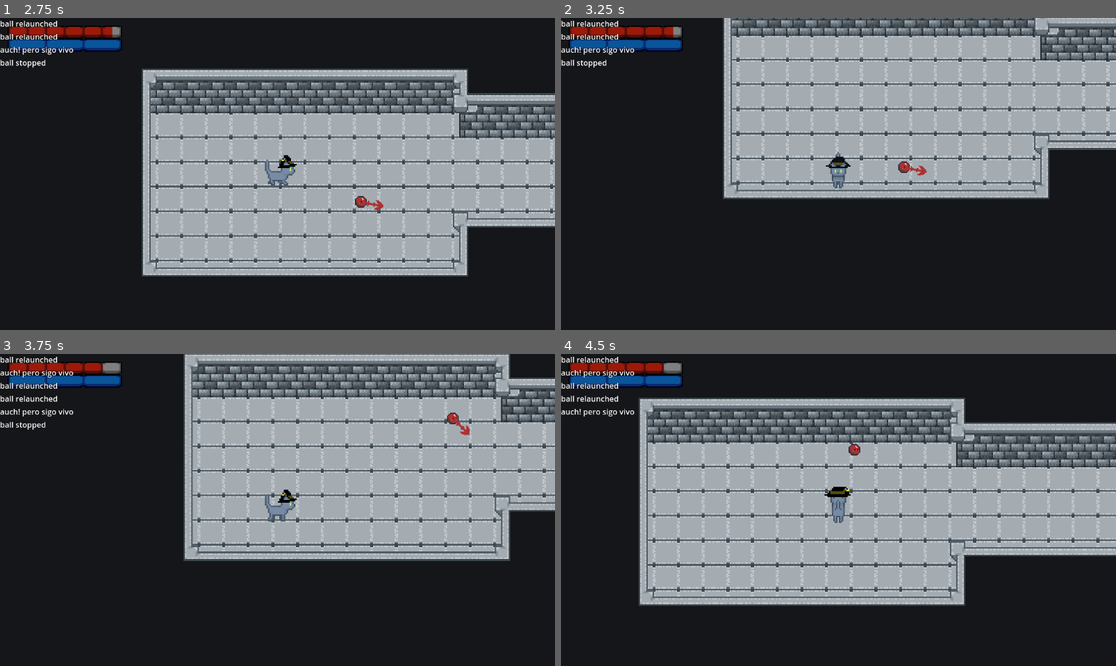
Above: before the commit, frames 1-4 (two rows, left to right).
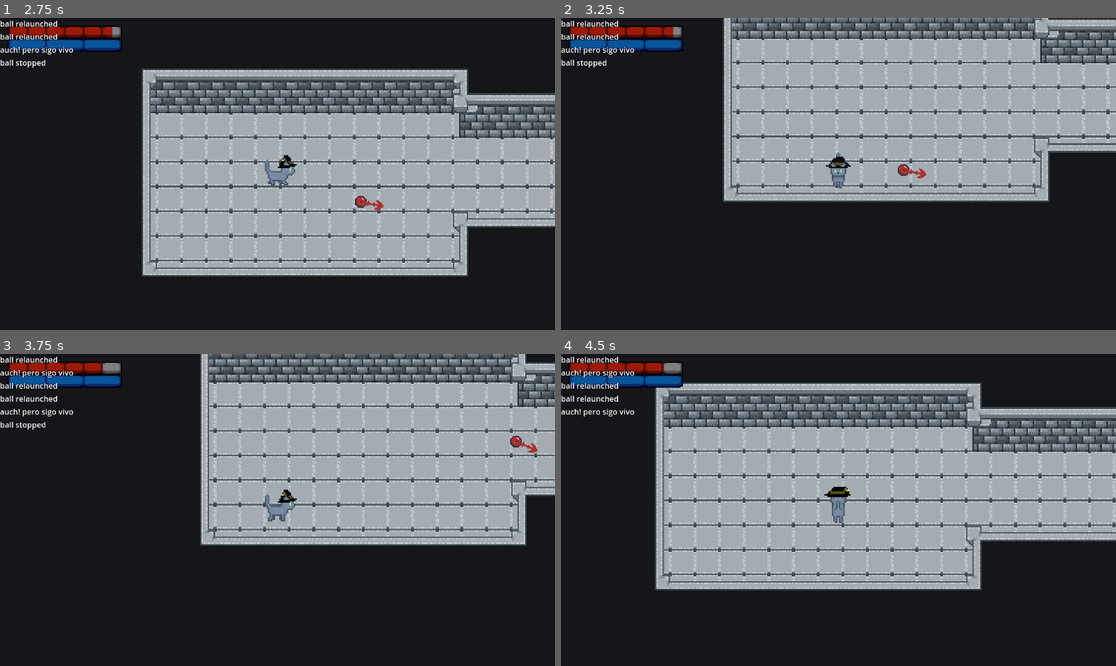
Above: after the commit, the same moments.

Repository: pablocoop/CC5408-Proyecto
Game: Godot game, scene res://ui/main_menu.tscn
Same seed, same stepped clock (60 frames per second), same inputs: the game is played once before the commit and once after it.
Inputs (mouse positions are in pixels of both pictures, inside the frame that each line leads up to):
- Up to frame 1 (2.75 s): click "Start" at 0.5 s; click "Level 1" at 1.25 s; tap Enter at 2 s; move the mouse to (399, 158) at 2.02 s; hold D (move_right) from 2.03 s (still down); tap Space (attack) at 2.1 s
- Up to frame 2 (3.25 s): move the mouse to (727, 189) at 2.77 s; release D (move_right) at 2.78 s; hold S (move_down) from 2.78 s (still down); right-click (727, 189) at 2.85 s
- Up to frame 3 (3.75 s): move the mouse to (333, 441) at 3.52 s; release S (move_down) at 3.53 s; hold D (move_right) from 3.53 s (still down); tap Space (attack) at 3.6 s
- Up to frame 4 (4.5 s): move the mouse to (810, 572) at 4.27 s; release D (move_right) at 4.28 s; hold W (move_up) from 4.28 s (still down); right-click (810, 572) at 4.35 s

Frame 1 is identical in both runs. In frame 2, 14% of the frame differs, in the area x 29-100%, y 0-60%; in frame 3, 22%; in frame 4, 30%, in the area x 14-100%, y 9-81%.

Commit message:
feat: se agregaron barreras para el nivel 1

Diff:
--- a/scenes/level_1.tscn
+++ b/scenes/level_1.tscn
@@ -326,6 +326,84 @@
 [sub_resource type="RectangleShape2D" id="RectangleShape2D_pa8r4"]
 size = Vector2(7.60002, 31.7)
 
+[sub_resource type="RectangleShape2D" id="RectangleShape2D_2y5yt"]
+size = Vector2(18.3429, 1.7)
+
+[sub_resource type="RectangleShape2D" id="RectangleShape2D_2os1m"]
+size = Vector2(13.2903, 22.7742)
+
+[sub_resource type="RectangleShape2D" id="RectangleShape2D_go7sj"]
+size = Vector2(15.1429, 133.429)
+
+[sub_resource type="RectangleShape2D" id="RectangleShape2D_7gny6"]
+size = Vector2(154.6, 206.6)
+
+[sub_resource type="RectangleShape2D" id="RectangleShape2D_2aecg"]
+size = Vector2(128.125, 58)
+
+[sub_resource type="RectangleShape2D" id="RectangleShape2D_6dial"]
+size = Vector2(11, 59)
+
+[sub_resource type="RectangleShape2D" id="RectangleShape2D_7nomh"]
+size = Vector2(78.9, 24.5)
+
+[sub_resource type="RectangleShape2D" id="RectangleShape2D_1s4pk"]
+size = Vector2(34, 88.6)
+
+[sub_resource type="RectangleShape2D" id="RectangleShape2D_x2xxo"]
+size = Vector2(111.833, 23.8333)
+
+[sub_resource type="RectangleShape2D" id="RectangleShape2D_2cbcq"]
+size = Vector2(49.25, 58.625)
+
+[sub_resource type="RectangleShape2D" id="RectangleShape2D_isj1j"]
+size = Vector2(164.625, 68.75)
+
+[sub_resource type="RectangleShape2D" id="RectangleShape2D_so66j"]
+size = Vector2(165.167, 102.667)
+
+[sub_resource type="RectangleShape2D" id="RectangleShape2D_tr1x6"]
+size = Vector2(83.5, 87.5)
+
+[sub_resource type="RectangleShape2D" id="RectangleShape2D_d5akn"]
+size = Vector2(20.2858, 217.286)
+
+[sub_resource type="RectangleShape2D" id="RectangleShape2D_wbtxt"]
+size = Vector2(189.667, 22.6667)
+
+[sub_resource type="RectangleShape2D" id="RectangleShape2D_x2fux"]
+size = Vector2(238.6, 30.2)
+
+[sub_resource type="RectangleShape2D" id="RectangleShape2D_s7g0b"]
+size = Vector2(34.4, 16.6)
+
+[sub_resource type="RectangleShape2D" id="RectangleShape2D_mmfjm"]
+size = Vector2(40, 20.4)
+
+[sub_resource type="RectangleShape2D" id="RectangleShape2D_k8ld0"]
+
+[sub_resource type="RectangleShape2D" id="RectangleShape2D_mbb35"]
+
+[sub_resource type="RectangleShape2D" id="RectangleShape2D_iw4em"]
+
+[sub_resource type="RectangleShape2D" id="RectangleShape2D_hnsmf"]
+
+[sub_resource type="RectangleShape2D" id="RectangleShape2D_nossa"]
+
+[sub_resource type="RectangleShape2D" id="RectangleShape2D_hjqri"]
+
+[sub_resource type="RectangleShape2D" id="RectangleShape2D_hg84p"]
+size = Vector2(43.6667, 22.1667)
+
+[sub_resource type="RectangleShape2D" id="RectangleShape2D_1aans"]
+size = Vector2(52.6, 37)
+
+[sub_resource type="RectangleShape2D" id="RectangleShape2D_q0ron"]
+size = Vector2(29.3435, 20)
+
+[sub_resource type="RectangleShape2D" id="RectangleShape2D_tdlki"]
+size = Vector2(0.835049, 0.664028)
+
 [node name="Level1" type="Node2D"]
 script = ExtResource("1_fcfvj")
 
@@ -355,7 +433,7 @@
 scale = Vector2(4, 4)
 
 [node name="Skeleton4" parent="." instance=ExtResource("4_fcfvj")]
-position = Vector2(540, 1825)
+position = Vector2(549, 1828)
 scale = Vector2(4, 4)
 
 [node name="Skeleton5" parent="." instance=ExtResource("4_fcfvj")]
@@ -395,9 +473,171 @@
 
 [node name="Portal2" parent="." instance=ExtResource("9_e3sih")]
 position = Vector2(4325, 2424)
-scale = Vector2(0.6, 0.6)
+scale = Vector2(1.6, 1.6)
 
 [node name="CanvasLayer" type="CanvasLayer" parent="."]
 
 [node name="PauseMenu" parent="CanvasLayer" instance=ExtResource("10_2y5yt")]
 metadata/_edit_use_anchors_ = true
+
+[node name="StaticBody2D" type="StaticBody2D" parent="."]
+
+[node name="CollisionShape2D" type="CollisionShape2D" parent="StaticBody2D"]
+position = Vector2(1873, 457.5)
+scale = Vector2(70, 70)
+shape = SubResource("RectangleShape2D_2y5yt")
+debug_color = Color(0.234461, 0.508021, 1, 0.42)
+
+[node name="CollisionShape2D2" type="CollisionShape2D" parent="StaticBody2D"]
+position = Vector2(1434, 1019)
+scale = Vector2(31, 31)
+shape = SubResource("RectangleShape2D_2os1m")
+debug_color = Color(0, 0.599338, 0.7038, 0.42)
+
+[node name="CollisionShape2D3" type="CollisionShape2D" parent="StaticBody2D"]
+position = Vector2(2509, 900)
+scale = Vector2(7, 7)
+shape = SubResource("RectangleShape2D_go7sj")
+debug_color = Color(0.937373, 1.4728e-05, 0.628248, 0.42)
+
+[node name="CollisionShape2D4" type="CollisionShape2D" parent="StaticBody2D"]
+position = Vector2(846.5, 1278.5)
+scale = Vector2(5, 5)
+shape = SubResource("RectangleShape2D_7gny6")
+debug_color = Color(0.726376, 0.467108, 0.253006, 0.42)
+
+[node name="CollisionShape2D5" type="CollisionShape2D" parent="StaticBody2D"]
+position = Vector2(2663.5, 1615)
+scale = Vector2(8, 8)
+shape = SubResource("RectangleShape2D_2aecg")
+debug_color = Color(0.520651, 0.574405, 3.85046e-07, 0.42)
+
+[node name="CollisionShape2D6" type="CollisionShape2D" parent="StaticBody2D"]
+position = Vector2(472, 1941)
+scale = Vector2(8, 8)
+shape = SubResource("RectangleShape2D_6dial")
+debug_color = Color(0, 0.4395, 0.190676, 0.42)
+
+[node name="CollisionShape2D7" type="CollisionShape2D" parent="StaticBody2D"]
+position = Vector2(865.5, 2215.5)
+scale = Vector2(10, 10)
+shape = SubResource("RectangleShape2D_7nomh")
+debug_color = Color(0.703757, 0.271538, 1, 0.42)
+
+[node name="CollisionShape2D8" type="CollisionShape2D" parent="StaticBody2D"]
+position = Vector2(531, 554.5)
+scale = Vector2(5, 5)
+shape = SubResource("RectangleShape2D_1s4pk")
+debug_color = Color(0.6358, 0.526952, 0, 0.42)
+
+[node name="CollisionShape2D9" type="CollisionShape2D" parent="StaticBody2D"]
+position = Vector2(938.5, 394.5)
+scale = Vector2(6, 6)
+shape = SubResource("RectangleShape2D_x2xxo")
+debug_color = Color(0, 0.618609, 0.576766, 0.42)
+
+[node name="CollisionShape2D10" type="CollisionShape2D" parent="StaticBody2D"]
+position = Vector2(1749, 1612.5)
+scale = Vector2(8, 8)
+shape = SubResource("RectangleShape2D_2cbcq")
+debug_color = Color(0.634106, 0.435056, 0.779135, 0.42)
+
+[node name="CollisionShape2D11" type="CollisionShape2D" parent="StaticBody2D"]
+position = Vector2(2210.5, 2321)
+scale = Vector2(8, 8)
+shape = SubResource("RectangleShape2D_isj1j")
+debug_color = Color(0.997948, 0, 0.154215, 0.42)
+
+[node name="CollisionShape2D12" type="CollisionShape2D" parent="StaticBody2D"]
+position = Vector2(3296.5, 2811)
+scale = Vector2(6, 6)
+shape = SubResource("RectangleShape2D_so66j")
+debug_color = Color(0.548999, 0.535268, 0.498172, 0.42)
+
+[node name="CollisionShape2D13" type="CollisionShape2D" parent="StaticBody2D"]
+position = Vector2(3454, 2010)
+scale = Vector2(8, 8)
+shape = SubResource("RectangleShape2D_tr1x6")
+debug_color = Color(0, 0.722775, 0.174165, 0.419608)
+
+[node name="CollisionShape2D14" type="CollisionShape2D" parent="StaticBody2D"]
+position = Vector2(4930, 2405.5)
+scale = Vector2(7, 7)
+shape = SubResource("RectangleShape2D_d5akn")
+debug_color = Color(0.705558, 0.26926, 1, 0.42)
+
+[node name="CollisionShape2D15" type="CollisionShape2D" parent="StaticBody2D"]
+position = Vector2(4345, 1728)
+scale = Vector2(6, 6)
+shape = SubResource("RectangleShape2D_wbtxt")
+debug_color = Color(0.63195, 8.90419e-06, 0.430647, 0.42)
+
+[node name="CollisionShape2D16" type="CollisionShape2D" parent="StaticBody2D"]
+position = Vector2(4343.5, 3141.5)
+scale = Vector2(5, 5)
+shape = SubResource("RectangleShape2D_x2fux")
+debug_color = Color(0.279669, 0.500242, 0.999018, 0.42)
+
+[node name="CollisionShape2D17" type="CollisionShape2D" parent="StaticBody2D"]
+position = Vector2(1709, 1366.5)
+scale = Vector2(5, 5)
+shape = SubResource("RectangleShape2D_s7g0b")
+debug_color = Color(1.49205e-06, 0.649517, 0.140308, 0.42)
+
+[node name="CollisionShape2D18" type="CollisionShape2D" parent="StaticBody2D"]
+position = Vector2(2402, 1376)
+scale = Vector2(5, 5)
+shape = SubResource("RectangleShape2D_mmfjm")
+debug_color = Color(0.980642, 0, 0.377934, 0.42)
+
+[node name="CollisionShape2D19" type="CollisionShape2D" parent="StaticBody2D"]
+position = Vector2(4122, 2073)
+scale = Vector2(8, 8)
+shape = SubResource("RectangleShape2D_k8ld0")
+
+[node name="CollisionShape2D20" type="CollisionShape2D" parent="StaticBody2D"]
+position = Vector2(4530, 2074)
+scale = Vector2(8, 8)
+shape = SubResource("RectangleShape2D_mbb35")
+
+[node name="CollisionShape2D21" type="CollisionShape2D" parent="StaticBody2D"]
+position = Vector2(4120, 2431)
+scale = Vector2(8, 8)
+shape = SubResource("RectangleShape2D_iw4em")
+
+[node name="CollisionShape2D22" type="CollisionShape2D" parent="StaticBody2D"]
+position = Vector2(4530, 2430)
+scale = Vector2(8, 8)
+shape = SubResource("RectangleShape2D_hnsmf")
+
+[node name="CollisionShape2D23" type="CollisionShape2D" parent="StaticBody2D"]
+position = Vector2(4122, 2789)
+scale = Vector2(8, 8)
+shape = SubResource("RectangleShape2D_nossa")
+
+[node name="CollisionShape2D24" type="CollisionShape2D" parent="StaticBody2D"]
+position = Vector2(4530, 2789)
+scale = Vector2(8, 8)
+shape = SubResource("RectangleShape2D_hjqri")
+
+[node name="CollisionShape2D25" type="CollisionShape2D" parent="StaticBody2D"]
+position = Vector2(1458, 2062.5)
+scale = Vector2(6, 6)
+shape = SubResource("RectangleShape2D_hg84p")
+
+[node name="CollisionShape2D26" type="CollisionShape2D" parent="StaticBody2D"]
+position = Vector2(1457.5, 1805.5)
+scale = Vector2(5, 5)
+shape = SubResource("RectangleShape2D_1aans")
+
+[node name="CollisionShape2D27" type="CollisionShape2D" parent="StaticBody2D"]
+position = Vector2(1298, 1758)
+rotation = 0.767945
+scale = Vector2(8, 8)
+shape = SubResource("RectangleShape2D_q0ron")
+
+[node name="CollisionShape2D28" type="CollisionShape2D" parent="StaticBody2D"]
+position = Vector2(1314.06, 2102.77)
+rotation = -0.767945
+scale = Vector2(200, 200)
+shape = SubResource("RectangleShape2D_tdlki")
Not shown: 1 places in scenes/level_1.tscn that only renumber resources
